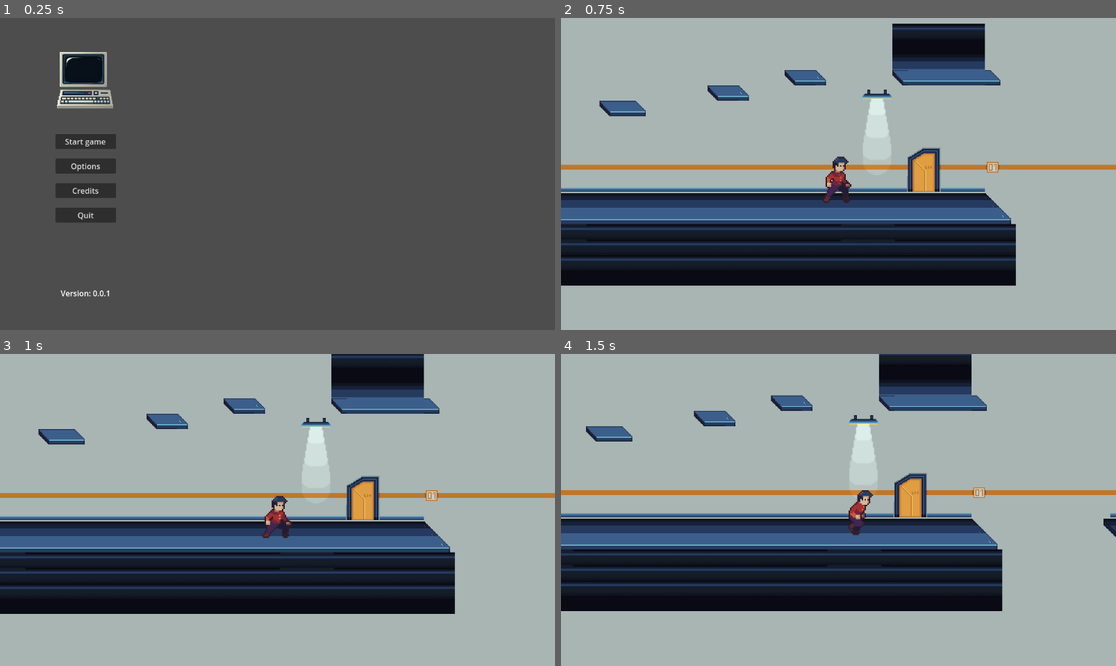
Above: before the commit, frames 1-4 (two rows, left to right).
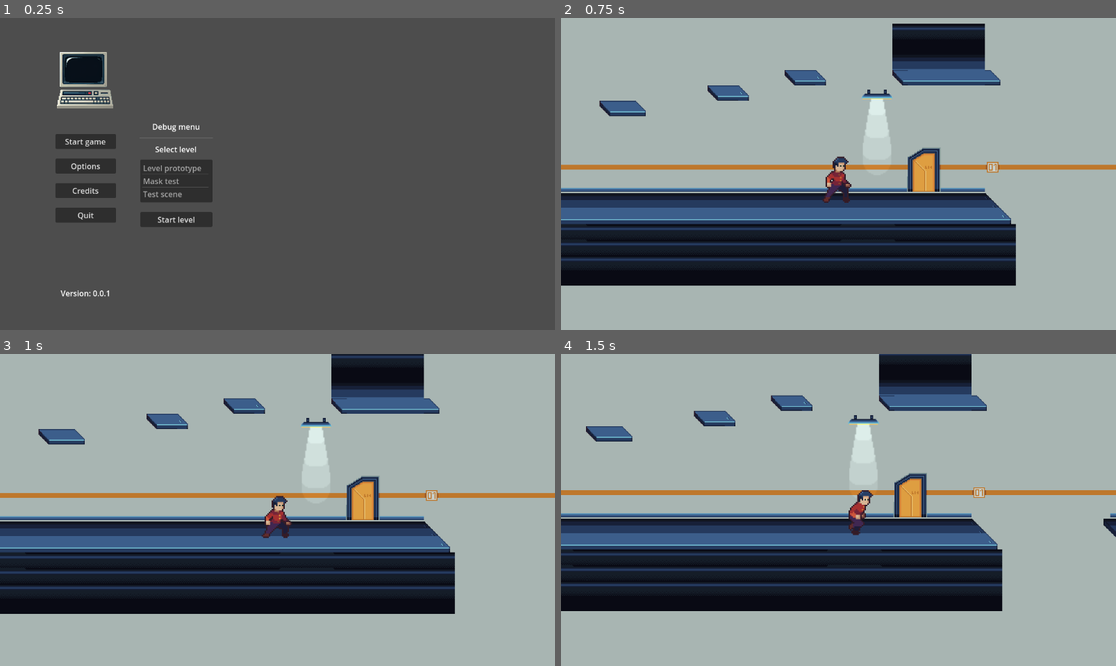
Above: after the commit, the same moments.

Repository: jame581/ShadowSecrets
Game: Godot game, scene res://maps/main_menu.tscn
The game is run twice, just before and just after one commit, with the same random seed, the same clock (stepped at 60 frames per second) and the same inputs.
Inputs:
- Up to frame 1 (0.25 s): no input
- Up to frame 2 (0.75 s): click "Start game" at 0.5 s
- Up to frame 3 (1 s): no input
- Up to frame 4 (1.5 s): hold D (right) from 1.28 s (still down); hold E (interact) from 1.28 s (still down)

The runs differ from the first frame. In frame 1, 2.4% of the frame differs, in the area x 25-39%, y 33-68%; in frame 2, nothing differs; in frame 3, nothing differs; in frame 4, nothing differs.

Commit message:
Add debug menu with level selection and start functionality

Diff:
--- a/project/maps/main_menu.tscn
+++ b/project/maps/main_menu.tscn
@@ -53,5 +53,47 @@
 horizontal_alignment = 1
 vertical_alignment = 1
 
+[node name="VBoxDebugMenu" type="VBoxContainer" parent="HBoxContainer"]
+custom_minimum_size = Vector2(150, 0)
+layout_mode = 2
+theme_override_constants/separation = 10
+alignment = 1
+
+[node name="Label" type="Label" parent="HBoxContainer/VBoxDebugMenu"]
+layout_mode = 2
+text = "Debug menu"
+horizontal_alignment = 1
+vertical_alignment = 1
+
+[node name="HSeparator" type="HSeparator" parent="HBoxContainer/VBoxDebugMenu"]
+layout_mode = 2
+
+[node name="Label2" type="Label" parent="HBoxContainer/VBoxDebugMenu"]
+layout_mode = 2
+text = "Select level"
+horizontal_alignment = 1
+vertical_alignment = 1
+
+[node name="MenuOptions" type="VBoxContainer" parent="HBoxContainer/VBoxDebugMenu"]
+layout_mode = 2
+theme_override_constants/separation = 20
+alignment = 1
+
+[node name="ItemList" type="ItemList" parent="HBoxContainer/VBoxDebugMenu/MenuOptions"]
+layout_mode = 2
+auto_height = true
+text_overrun_behavior = 0
+item_count = 3
+same_column_width = true
+item_0/text = "Level prototype"
+item_1/text = "Mask test"
+item_2/text = "Test scene"
+
+[node name="StartSelectedLevelButton" type="Button" parent="HBoxContainer/VBoxDebugMenu/MenuOptions"]
+layout_mode = 2
+text = "Start level"
+
 [connection signal="pressed" from="HBoxContainer/VBoxMenu/MenuOptions/StartGameButton" to="." method="_on_start_game_button_pressed"]
 [connection signal="pressed" from="HBoxContainer/VBoxMenu/MenuOptions/QuitButton" to="." method="_on_quit_button_pressed"]
+[connection signal="item_selected" from="HBoxContainer/VBoxDebugMenu/MenuOptions/ItemList" to="." method="_on_item_list_item_selected"]
+[connection signal="pressed" from="HBoxContainer/VBoxDebugMenu/MenuOptions/StartSelectedLevelButton" to="." method="_on_start_selected_level_button_pressed"]
--- a/project/scripts/ui/main_menu.gd
+++ b/project/scripts/ui/main_menu.gd
@@ -1,10 +1,25 @@
 extends MarginContainer
 
+# Paths to the levels
+@export_category("Paths to levels")
+@export var level_paths: Array[String] = [
+	"res://maps/level_prototype.tscn",
+	"res://maps/mask_test.tscn",
+	"res://maps/test_scene.tscn",
+]
+
 @onready var version_label: Label = get_node("HBoxContainer/VBoxMenu/VersionLabel")
+
+var level_selected = ""
 
 # Called when the node enters the scene tree for the first time.
 func _ready() -> void:
 	version_label.text = "Version: " + ProjectSettings.get_setting("application/config/version")
+
+	if level_paths.size() > 0:
+		level_selected = level_paths[0]
+	else:
+		push_error("No levels found in the level_paths array")
 
 
 func _on_start_game_button_pressed() -> void:
@@ -13,3 +28,15 @@
 
 func _on_quit_button_pressed() -> void:
 	get_tree().quit()
+
+
+func _on_item_list_item_selected(index: int) -> void:
+	# Select the level based on the index
+	if index < level_paths.size():
+		level_selected = level_paths[index]
+	else:
+		push_error("Index out of bounds, index: " + str(index) + " level_paths.size(): " + str(level_paths.size()))
+		level_selected = level_paths[0]
+
+func _on_start_selected_level_button_pressed() -> void:
+		get_tree().change_scene_to_file(level_selected)
